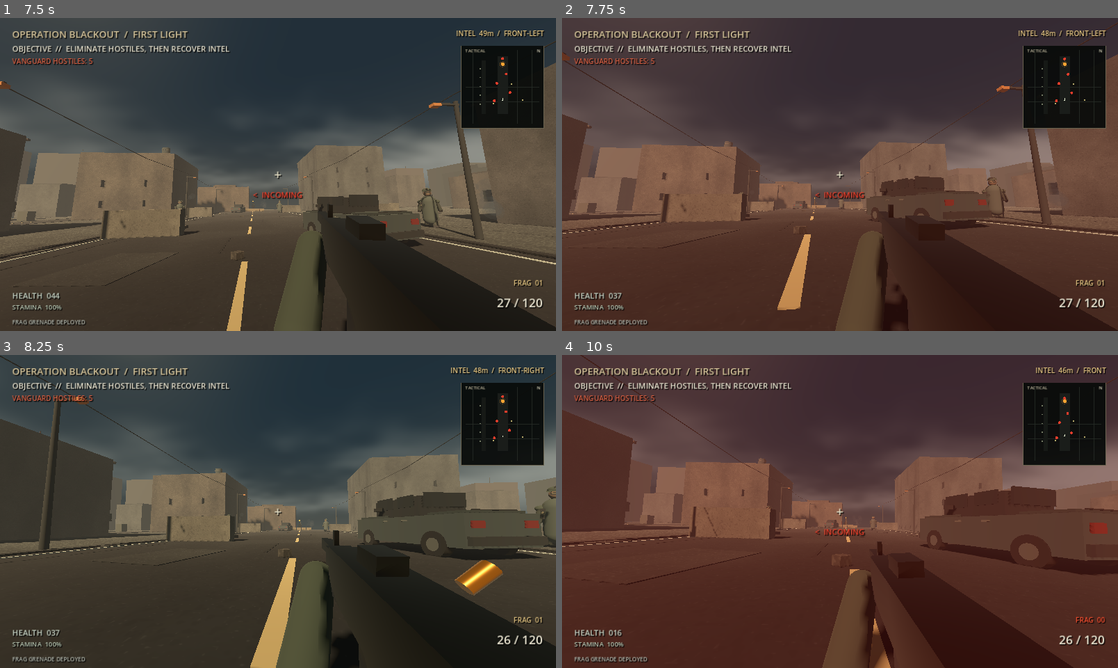
Above: before the commit, frames 1-4 (two rows, left to right).
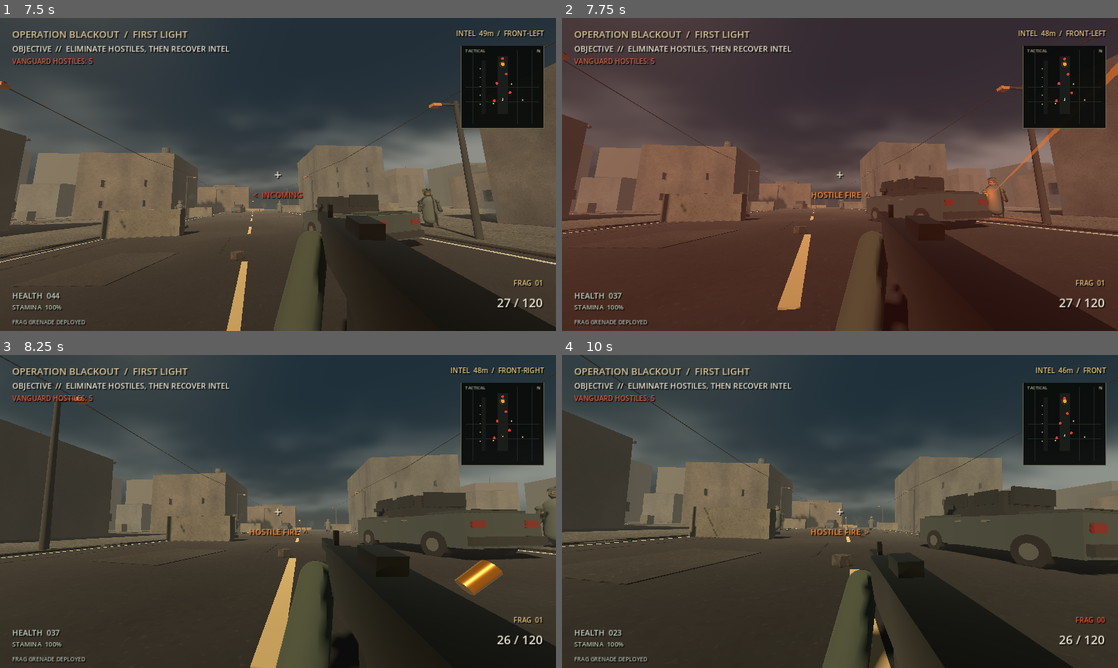
Above: after the commit, the same moments.

Repository: Liladizilla/operation-blackout
Game: Godot game, scene res://scenes/main.tscn
The game is run twice, just before and just after one commit, with the same random seed, the same clock (stepped at 60 frames per second) and the same inputs.
Inputs (mouse positions are in pixels of both pictures, inside the frame that each line leads up to):
- Up to frame 1 (7.5 s): click "DEPLOY / BEGIN OPERATION" at 0.5 s; tap Enter at 1.25, 5.1 s; move the mouse to (305, 174) at 1.27 s; hold W (move_forward) 1.28-6.53 s; tap Ctrl (crouch) at 1.35, 5.85 s; click (305, 174) at 1.42 s; tap Space (jump) at 1.52, 1.82, 2.27, 2.57, 3.77, 4.07, 4.52, 4.82, 5.27, 5.57, 6.77, 7.07 s; move the mouse to (250, 174) at 2.02 s; tap F (interact) at 2.1, 6.6 s; move the mouse to (289, 168) at 2.77 s; tap Z (prone) at 2.85, 7.35 s; move the mouse to (272, 180) at 3.52 s; tap Shift (sprint) at 3.6 s; click (272, 180) at 3.67 s; move the mouse to (316, 177) at 4.27 s; tap G (throw_grenade) at 4.35 s; move the mouse to (233, 171) at 5.02 s; move the mouse to (283, 174) at 5.77 s; click (283, 174) at 5.92 s; move the mouse to (255, 168) at 6.52 s; hold E (lean_right) 6.53-7.28 s; move the mouse to (305, 174) at 7.27 s; hold W (move_forward) from 7.28 s (still down)
- Up to frame 2 (7.75 s): keep holding W (move_forward); tap Space (jump) at 7.52 s
- Up to frame 3 (8.25 s): keep holding W (move_forward); tap Space (jump) at 7.82 s; move the mouse to (250, 511) at 8.02 s; tap Shift (sprint) at 8.1 s; click (250, 511) at 8.17 s
- Up to frame 4 (10 s): tap Space (jump) at 8.27, 8.57, 9.77 s; move the mouse to (851, 505) at 8.77 s; tap G (throw_grenade) at 8.85 s; move the mouse to (834, 517) at 9.52 s; release W (move_forward) at 9.53 s; hold Q (lean_left) from 9.53 s (still down); tap Enter at 9.6 s

Frame 1 is identical in both runs. In frame 2, 0.6% of the frame differs, in the area x 31-100%, y 14-65%; in frame 3, 0.2%; in frame 4, 25%, in the area x 0-100%, y 0-100%.

Commit message:
Tune suppression cadence by squad role

Diff:
--- a/scripts/enemy.gd
+++ b/scripts/enemy.gd
@@ -598,7 +598,7 @@
                 burst_shots_remaining = _combat_burst_size()
             _try_shoot_player()
             burst_shots_remaining -= 1
-            var interval_scale := _combat_fire_interval_scale()
+            var interval_scale := _combat_fire_interval_scale() / _combat_suppression_weight()
             if burst_shots_remaining > 0:
                 # Short controlled bursts, with role-specific cadence between rounds.
                 fire_timer = randf_range(fire_interval_min, fire_interval_max) * interval_scale * 0.52
